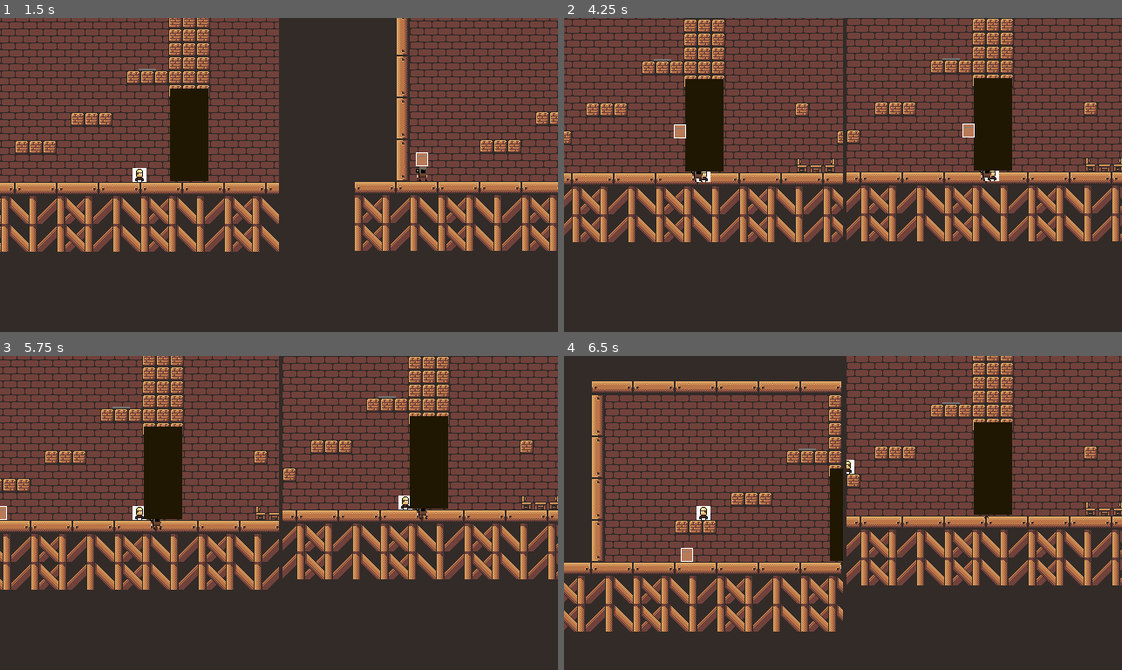
Above: before the commit, frames 1-4 (two rows, left to right).
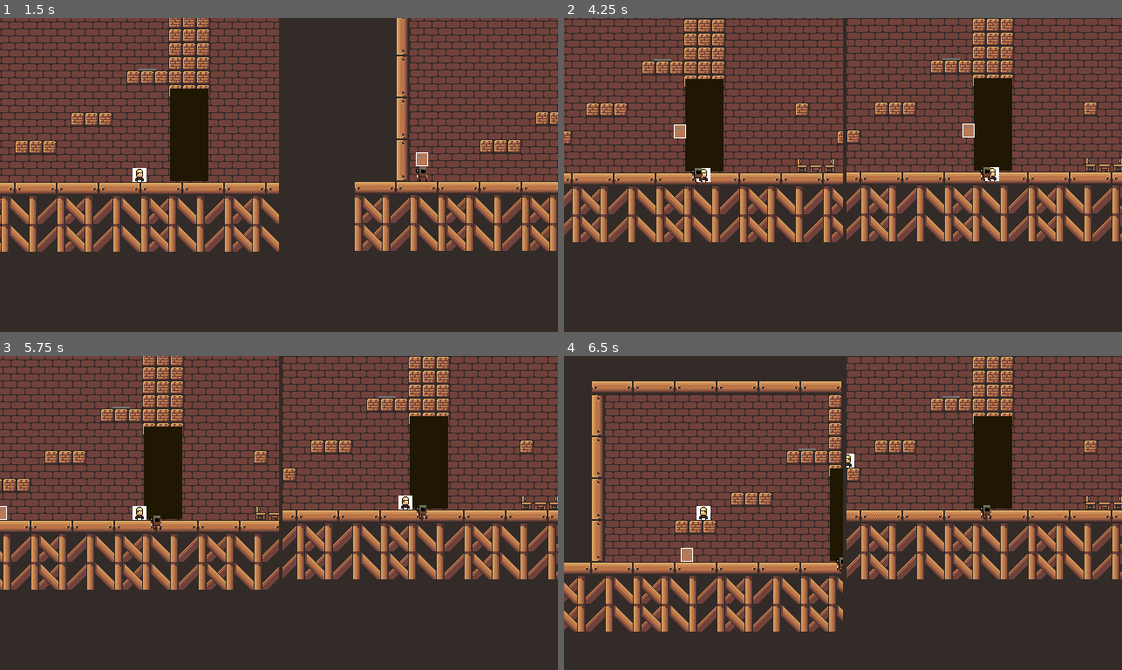
Above: after the commit, the same moments.

Repository: Darr3n2GG/Puzzle-Knights-2P-
Game: Godot game, scene res://Scenes/splitscreen.tscn
Two runs of this game, one before a commit and one after it. Both use one fixed random seed, a clock stepped at 60 frames per second and the inputs below.
Inputs:
- Up to frame 1 (1.5 s): tap Enter at 0.5 s; hold D (1Right) from 0.53 s (still down); tap S (1Attack) at 0.6 s; tap W (1Up) at 0.77 s; tap Down (2PlaceOrCarry) at 1.35 s
- Up to frame 2 (4.25 s): tap W (1Up) at 1.52, 3.02, 3.77 s; release D (1Right) at 2.03 s; hold A (1Left) 2.03-2.78 s; tap S (1Attack) at 2.1, 3.6 s; hold D (1Right) from 2.78 s (still down); tap Down (2PlaceOrCarry) at 2.85 s; tap P (reset) at 4.15 s
- Up to frame 3 (5.75 s): release D (1Right) at 4.28 s; hold A (1Left) 4.28-5.03 s; tap Down (2PlaceOrCarry) at 4.35 s; tap W (1Up) at 4.52 s; hold D (1Right) from 5.03 s (still down); tap S (1Attack) at 5.1 s
- Up to frame 4 (6.5 s): release D (1Right) at 5.78 s; hold A (1Left) from 5.78 s (still down); tap Down (2PlaceOrCarry) at 5.85 s; tap W (1Up) at 6.02 s

Frame 1 is identical in both runs. In frame 2, less than 0.1% of the frame differs, in the area x 22-78%, y 47-49%; in frame 3, less than 0.1%; in frame 4, 16%, in the area x 48-100%, y 0-74%.

Commit message:
Added level changer!
-added level changer using splitscreen, autoload global and exit door script
-fixed issue where player 1 and player 2 would slide rapidly after block is being pushed and is on top of block
-fixed issue where it would still show error msg if p2 is freed
-tweaked script of dummy and exit door
-added new texture for door
-added level 2 for debugging purposes
-changed tutorial scene name to level_1 for level changer

Diff:
--- a/Characters/Players/Player 1/player_1.tscn
+++ b/Characters/Players/Player 1/player_1.tscn
@@ -28,6 +28,7 @@
 
 [node name="Player 1" type="CharacterBody2D"]
 collision_mask = 6
+platform_floor_layers = 4294967293
 script = ExtResource("1_yjl8x")
 controls = ExtResource("2_g5pru")
 
--- a/Characters/Players/Player 2/player_2.tscn
+++ b/Characters/Players/Player 2/player_2.tscn
@@ -160,6 +160,7 @@
 
 [node name="Player 2" type="CharacterBody2D"]
 collision_mask = 6
+platform_floor_layers = 4294967293
 script = ExtResource("1_1r7u3")
 controls = ExtResource("2_iea8n")
 
--- a/Characters/Players/Player.gd
+++ b/Characters/Players/Player.gd
@@ -158,9 +158,3 @@
 
 func _on_is_attacking_timeout():
 	attack.p1_attacking = false
-
-func _on_player_win(index):
-#	print("on the way")
-	if index == controls.player_index:
-		queue_free()
-#		print("function called")
--- a/Component/HitboxComponent.gd
+++ b/Component/HitboxComponent.gd
@@ -5,8 +5,8 @@
 @onready var hurtbox = get_node("../../Player 1/HurtboxArea")
 
 func _physics_process(_delta):
-	if (weakref(get_parent()).get_ref()):
-		if hurtbox in self.get_overlapping_areas() and attack.p1_attacking:
+	if is_instance_valid(get_parent()):
+		if hurtbox in get_overlapping_areas() and attack.p1_attacking:
 			damage()
 
 func damage():
--- a/Creature/Dummy.gd
+++ b/Creature/Dummy.gd
@@ -1,7 +1,6 @@
 extends RigidBody2D
 
 @onready var p2 = get_node("../Player 2")
-@onready var p1_hurtbox = get_node("../Player 1/HurtboxArea")
 @export var health : float = 5.0
 var p1_attackzone : bool = false
 var can_damaged : bool = true
@@ -15,18 +14,17 @@
 var Golem_State = States.placed
 
 func _physics_process(_delta):
-	if is_instance_valid(p1_hurtbox):
-		match Golem_State:
-			States.placed:
-				if Input.is_action_just_pressed("reset"):
-					global_position = Vector2(0, -50)
-				if global_position.y > 100:
-					die()
-				gravity_scale = 1.0
-			States.carry:
-				global_position = p2.global_position + Vector2(30 * p2.direction,0)
-				gravity_scale = 0.0
-				linear_velocity = Vector2.ZERO
+	match Golem_State:
+		States.placed:
+			if Input.is_action_just_pressed("reset"):
+				global_position = Vector2(0, -50)
+			if global_position.y > 100:
+				die()
+			gravity_scale = 1.0
+		States.carry:
+			global_position = p2.global_position + Vector2(30 * p2.direction,0)
+			gravity_scale = 0.0
+			linear_velocity = Vector2.ZERO
 
 func On_Create_or_Carry():
 	Golem_State = States.carry
--- a/Puzzle Components/Door/door.tscn
+++ b/Puzzle Components/Door/door.tscn
@@ -9,6 +9,7 @@
 
 [sub_resource type="Animation" id="Animation_sq47w"]
 resource_name = "move"
+length = 0.5
 tracks/0/type = "value"
 tracks/0/imported = false
 tracks/0/enabled = true
@@ -16,7 +17,7 @@
 tracks/0/interp = 1
 tracks/0/loop_wrap = true
 tracks/0/keys = {
-"times": PackedFloat32Array(0, 1),
+"times": PackedFloat32Array(0, 0.5),
 "transitions": PackedFloat32Array(0.594604, 1.51572),
 "update": 0,
 "values": [Vector2(0, 0), Vector2(0, -100)]
@@ -28,6 +29,7 @@
 }
 
 [node name="Door" type="Node2D"]
+position = Vector2(0, -100)
 scale = Vector2(0.0751381, 1.58318)
 script = ExtResource("1_3x404")
 
--- a/Puzzle Components/Exit Door/Exit_Door.gd
+++ b/Puzzle Components/Exit Door/Exit_Door.gd
@@ -1,29 +1,29 @@
 extends Node2D
 
-@onready var door = $Shape2D2
-@onready var area = $Area_Door
-@onready var p1 = get_node("../Player 1")
-@onready var p2 = get_node("../Player 2")
 var door_activated : bool = false
-
-signal win(index)
-
-func _ready():
-	self.win.connect(p1._on_player_win)
-	self.win.connect(p2._on_player_win)
+##How many players have exited
+var players_exited : int = 0
+const FILE_BEGIN = "res://Scenes/Levels/level_"
 
 func _on_area_door_body_entered(body):
 #	print("entered door ", door_activated, " ", body)
 	if door_activated and body is CharacterBody2D:
-		win.emit(body.controls.player_index)
-#		print("emitting signal")
+		body.queue_free()
+		players_exited += 1
+		if players_exited == 2:
+			var current_scene_file = get_parent().scene_file_path
+			var next_level_number = current_scene_file.to_int() + 1
+			var next_level_path = FILE_BEGIN + str(next_level_number) + ".tscn"
+			global.change_scene(next_level_path)
+
 
 func _on_recieve_input(activated):
+	var door = $Door
 #	print(activated)
 	if activated:
-		door.color = Color(255,255,255)
+		door.visible = false
 		door_activated = true
 	else:
 #		print("door deactivated")
-		door.color = Color(0,0,0)
+		door.visible = true
 		door_activated = false
--- a/Puzzle Components/Exit Door/Exit_Door.tscn
+++ b/Puzzle Components/Exit Door/Exit_Door.tscn
@@ -1,13 +1,12 @@
-[gd_scene load_steps=3 format=3 uid="uid://dcuhx8lvw2h2c"]
+[gd_scene load_steps=4 format=3 uid="uid://dcuhx8lvw2h2c"]
 
 [ext_resource type="Script" path="res://Puzzle Components/Exit Door/Exit_Door.gd" id="1_ki66w"]
+[ext_resource type="Texture2D" uid="uid://dk32bhdwgpidq" path="res://Imports/Castle Platformer Tileset [16x16][FREE] - RottingPixels/castle-tileset.png" id="2_2dnw8"]
 
 [sub_resource type="RectangleShape2D" id="RectangleShape2D_v1ix0"]
-size = Vector2(573, 67)
+size = Vector2(13.75, 25)
 
 [node name="Exit Door" type="Node2D"]
-position = Vector2(0, -20)
-scale = Vector2(0.0306522, 0.606467)
 script = ExtResource("1_ki66w")
 
 [node name="Area_Door" type="Area2D" parent="."]
@@ -15,19 +14,13 @@
 collision_mask = 3
 
 [node name="CollisionShape2D" type="CollisionShape2D" parent="Area_Door"]
-position = Vector2(-0.5, 33.5)
+position = Vector2(0, -0.5)
 shape = SubResource("RectangleShape2D_v1ix0")
 
-[node name="Shape2D" type="Polygon2D" parent="."]
-position = Vector2(0, 34)
-scale = Vector2(16.875, 16.875)
-color = Color(0.45098, 0.45098, 0.45098, 1)
-polygon = PackedVector2Array(-17, -2, 17, -2, 17, 2, -16.8722, 1.97763)
-
-[node name="Shape2D2" type="Polygon2D" parent="."]
-position = Vector2(0, 34)
-scale = Vector2(16.875, 16.875)
-color = Color(0.0862745, 0.0862745, 0.0862745, 1)
-polygon = PackedVector2Array(-15.4662, -1.9171, 15.4662, -1.9171, 15.4662, 1.89367, -15.4662, 1.89367)
+[node name="Door" type="Sprite2D" parent="."]
+texture = ExtResource("2_2dnw8")
+offset = Vector2(0, -4)
+region_enabled = true
+region_rect = Rect2(16, 144, 48, 32)
 
 [connection signal="body_entered" from="Area_Door" to="." method="_on_area_door_body_entered"]
--- /dev/null
+++ b/Resources/Global.gd
@@ -0,0 +1,24 @@
+extends Node
+
+@onready var splitscreen = get_node("/root/Node")
+var current_level_node = null
+var current_level = 1
+
+func _ready():
+	var root = get_tree().root
+	current_level_node = root.get_child(root.get_child_count() - 1).get_node("HBoxContainer/LeftViewportContainer/LeftSubViewport").get_child(1)
+	var current_level_scene = current_level_node.scene_file_path
+	current_level = current_level_scene.to_int()
+
+
+func change_scene(path):
+	call_deferred("deferred_change_scene",path)
+
+func deferred_change_scene(path):
+	current_level_node.free()
+	var next_scene = ResourceLoader.load(path)
+	current_level_node = next_scene.instantiate()
+	current_level_node.name = "Level " + str(current_level)
+	var root = get_tree().root
+	root.get_child(root.get_child_count() - 1).get_node("HBoxContainer/LeftViewportContainer/LeftSubViewport").add_child(current_level_node)
+	splitscreen._ready()
--- a/Scenes/tutorial.tscn
+++ b/Scenes/Levels/level_1.tscn
@@ -55,7 +55,7 @@
 [node name="TileMap" parent="." instance=ExtResource("1_er6ll")]
 layer_0/tile_data = PackedInt32Array(65515, 327680, 7, 65516, 393216, 7, 65517, 458752, 7, 65518, 327680, 7, 65519, 393 …(2370 unchanged characters)…
 layer_1/tile_data = PackedInt32Array(131053, 131072, 5, 196589, 131072, 6, 131054, 196608, 5, 196590, 196608, 6, 131055 …(9705 unchanged characters)…
-layer_2/tile_data = PackedInt32Array(-65529, 262145, 8, -655 …(326 unchanged characters)… , 3, -131071, 65536, 3, -65535, 65536, 3)
+layer_2/tile_data = PackedInt32Array(-65529, 262145, 8, -655 …(326 unchanged characters)… , 3, -131071, 65536, 3, -65535, 65536, 3, -131061, 262144, 9, -65525, 262144, 10, -131060, 327680, 9, -65524, 327680, 10, -131059, 393216, 9, -65523, 393216, 10)
 
 [node name="pressure plate" parent="." node_paths=PackedStringArray("output_puzzle") instance=ExtResource("6_3pbem")]
 position = Vector2(-40, -130)
@@ -120,11 +120,12 @@
 position = Vector2(280, -64)
 shape = SubResource("RectangleShape2D_mkhy5")
 
-[node name="Player 1" parent="." instance=ExtResource("3_0ukhs")]
-position = Vector2(-239, -22)
+[node name="Exit Door" parent="." instance=ExtResource("7_jj0dv")]
+position = Vector2(200, -12)
 
-[node name="Player 2" parent="." instance=ExtResource("4_cgyt7")]
-position = Vector2(-258, -21)
+[node name="pressure plate2" parent="." node_paths=PackedStringArray("output_puzzle") instance=ExtResource("6_3pbem")]
+position = Vector2(248, -146)
+output_puzzle = NodePath("../Exit Door")
 
 [node name="door_pos" type="Node2D" parent="."]
 position = Vector2(8, -54)
@@ -132,9 +133,8 @@
 [node name="Door" parent="door_pos" instance=ExtResource("5_1ctdn")]
 position = Vector2(3.8147e-06, 0)
 
-[node name="Exit Door" parent="." instance=ExtResource("7_jj0dv")]
-position = Vector2(227, -41)
+[node name="Player 1" parent="." instance=ExtResource("3_0ukhs")]
+position = Vector2(-239, -22)
 
-[node name="pressure plate2" parent="." node_paths=PackedStringArray("output_puzzle") instance=ExtResource("6_3pbem")]
-position = Vector2(248, -146)
-output_puzzle = NodePath("../Exit Door")
+[node name="Player 2" parent="." instance=ExtResource("4_cgyt7")]
+position = Vector2(-258, -21)
--- /dev/null
+++ b/Scenes/Levels/level_2.tscn
@@ -0,0 +1,25 @@
+[gd_scene load_steps=6 format=3 uid="uid://bjskn6uarh4ds"]
+
+[ext_resource type="PackedScene" uid="uid://btbcfowqemp3y" path="res://Resources/tile_map.tscn" id="1_n0v6u"]
+[ext_resource type="PackedScene" uid="uid://c5pgl83n2f8ig" path="res://Resources/tile_map_baker.tscn" id="2_syma7"]
+[ext_resource type="PackedScene" uid="uid://da1c0fs0p4kxp" path="res://Characters/Players/Player 1/player_1.tscn" id="3_dmsnf"]
+[ext_resource type="PackedScene" uid="uid://bcqvvf88xlpis" path="res://Characters/Players/Player 2/player_2.tscn" id="4_c2o0x"]
+
+[sub_resource type="RectangleShape2D" id="RectangleShape2D_prjgm"]
+size = Vector2(576, 32)
+
+[node name="Level 1" type="Node2D"]
+
+[node name="TileMap" parent="." instance=ExtResource("1_n0v6u")]
+
+[node name="TileMapBaker" parent="." instance=ExtResource("2_syma7")]
+tilemap_nodepath = NodePath("../TileMap")
+
+[node name="CollisionShape2D" type="CollisionShape2D" parent="TileMapBaker"]
+shape = SubResource("RectangleShape2D_prjgm")
+
+[node name="Player 1" parent="." instance=ExtResource("3_dmsnf")]
+position = Vector2(0, -55)
+
+[node name="Player 2" parent="." instance=ExtResource("4_c2o0x")]
+position = Vector2(-57, -48)
--- a/Scenes/splitscreen.gd
+++ b/Scenes/splitscreen.gd
@@ -8,16 +8,18 @@
 	"1": {
 		viewport = $HBoxContainer/LeftViewportContainer/LeftSubViewport,
 		camera = $HBoxContainer/LeftViewportContainer/LeftSubViewport/LeftCam,
-		player = $"HBoxContainer/LeftViewportContainer/LeftSubViewport/Tutorial/Player 1"
+		player = $"HBoxContainer/LeftViewportContainer/LeftSubViewport/".get_child(1).get_node("Player 1")
 		},
 	"2": {
 		viewport = $HBoxContainer/RightViewportContainer/RightSubViewport,
 		camera = $HBoxContainer/RightViewportContainer/RightSubViewport/RightCam,
-		player = $"HBoxContainer/LeftViewportContainer/LeftSubViewport/Tutorial/Player 2"
+		player = $"HBoxContainer/LeftViewportContainer/LeftSubViewport/".get_child(1).get_node("Player 2")
 	}
 }
 
 func _ready() -> void:
+#	players["1"] = get_node(current_level_nodepath)
+#	players["1"].player = $" global.current_level_node.Node + Player 1"
 	# The world_2d object of the viewport contains information about what to
 	# render. Here, it's our game level. We need to pass it from the first to
 	# the second viewport for both of them to render the same level.
--- a/Scenes/splitscreen.tscn
+++ b/Scenes/splitscreen.tscn
@@ -1,7 +1,7 @@
 [gd_scene load_steps=3 format=3 uid="uid://co6b1k2ukru5a"]
 
 [ext_resource type="Script" path="res://Scenes/splitscreen.gd" id="1_k0y43"]
-[ext_resource type="PackedScene" uid="uid://d0du3wbnslhxa" path="res://Scenes/tutorial.tscn" id="2_yyanm"]
+[ext_resource type="PackedScene" uid="uid://d0du3wbnslhxa" path="res://Scenes/Levels/level_1.tscn" id="2_yyanm"]
 
 [node name="Node" type="Node"]
 script = ExtResource("1_k0y43")
@@ -19,9 +19,9 @@
 size = Vector2i(320, 360)
 render_target_update_mode = 4
 
+[node name="LeftCam" type="Camera2D" parent="HBoxContainer/LeftViewportContainer/LeftSubViewport"]
+
 [node name="Tutorial" parent="HBoxContainer/LeftViewportContainer/LeftSubViewport" instance=ExtResource("2_yyanm")]
-
-[node name="LeftCam" type="Camera2D" parent="HBoxContainer/LeftViewportContainer/LeftSubViewport"]
 
 [node name="RightViewportContainer" type="SubViewportContainer" parent="HBoxContainer"]
 layout_mode = 2
--- a/project.godot
+++ b/project.godot
@@ -18,6 +18,7 @@
 [autoload]
 
 attack="*res://Resources/Attack.gd"
+global="*res://Resources/Global.gd"
 
 [display]
 
Not shown, changed: TODOLIST.txt
